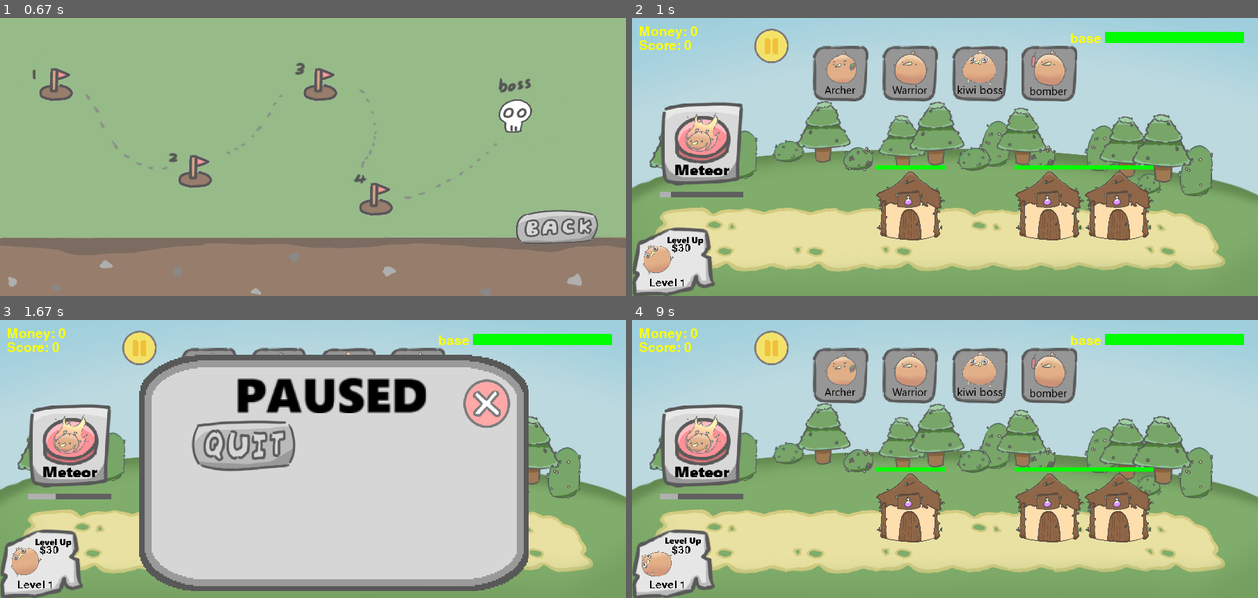
Above: before the commit, frames 1-4 (two rows, left to right).
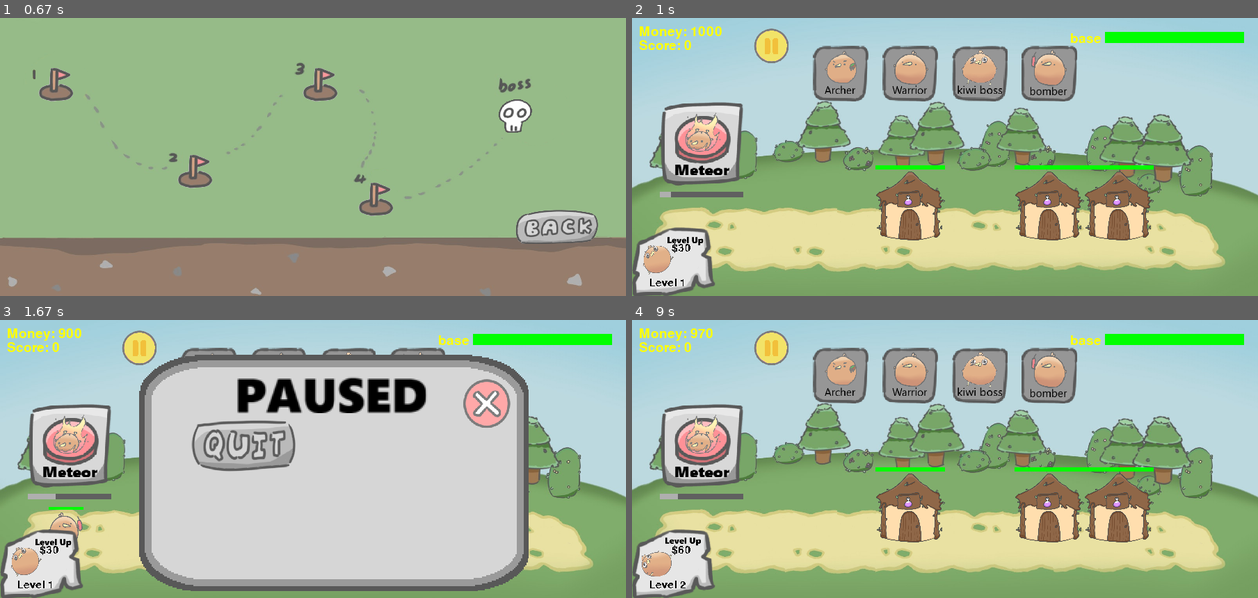
Above: after the commit, the same moments.

Repository: kerothefrog/Actual_Pygame
Game: pygame game, started from main.py
Same seed, same stepped clock (60 frames per second), same inputs: the game is played once before the commit and once after it.
Inputs (mouse positions are in pixels of both pictures, inside the frame that each line leads up to):
- Up to frame 1 (0.67 s): click (137, 87) at 0.38 s
- Up to frame 2 (1 s): click (688, 84) at 0.72 s
- Up to frame 3 (1.67 s): click (406, 361) at 1.05 s; click (150, 356) at 1.38 s
- Up to frame 4 (9 s): click (882, 447) at 8.22 s; click (1145, 417) at 8.55 s; click "$30" at 8.88 s

Frame 1 is identical in both runs. In frame 2, 0.1% of the frame differs, in the area x 9-15%, y 3-7%; in frame 3, 0.3%, in the area x 7-14%, y 3-79%; in frame 4, less than 0.1%.

Commit message:
add gitignore

Diff:
--- a/gameplay.py
+++ b/gameplay.py
@@ -65,7 +65,7 @@
     last_income_time = time.time()
     BASE_HP = 100
     g_var.paused = False
-    g_var.player_money = 0
+    g_var.player_money = 1000
     g_var.score = 0
     g_var.money_per_sec = 3
     g_var.ticks_since_game_start = 0
Not shown, added: .gitignore
